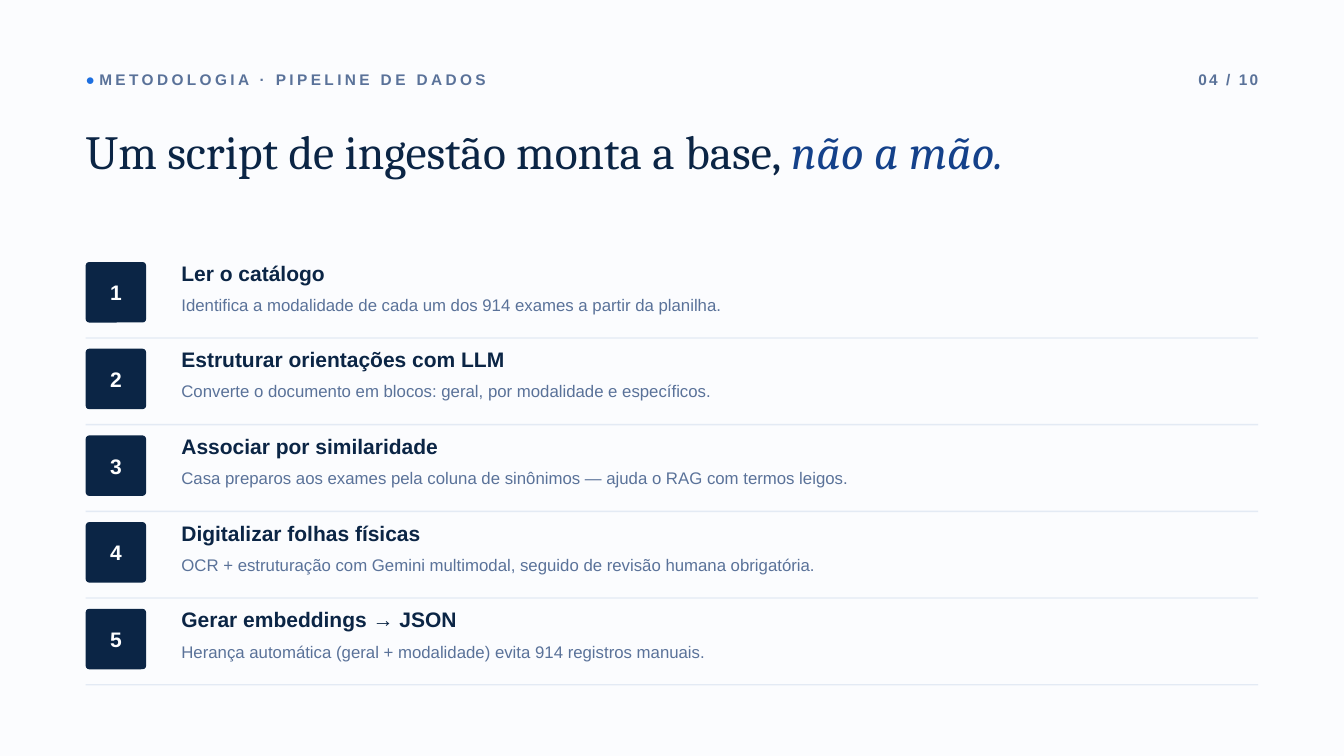
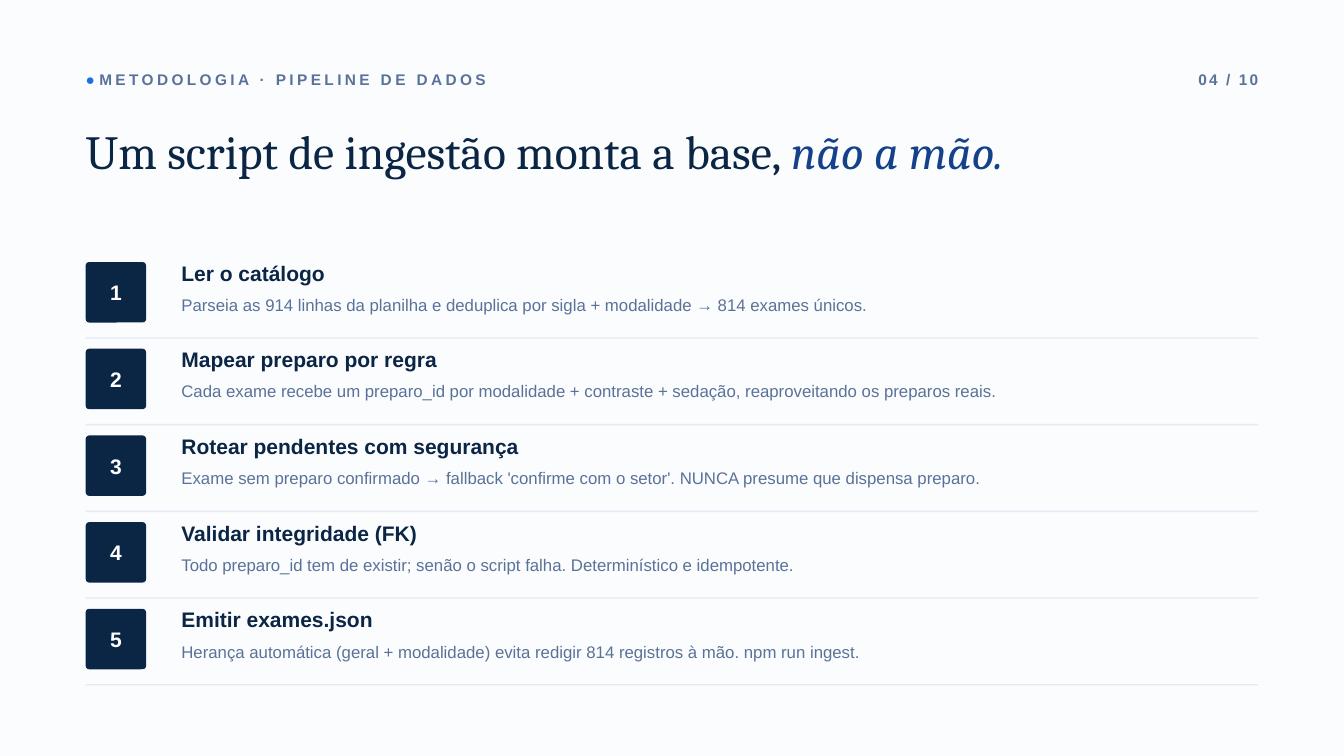
Before and after one commit to ata1de/hc-ufpe-exam-assistant, a slide deck: slide 5 of docs/Apresentacao_HC-UFPE.pptx. Drawn at 1344x756 pixels with LibreOffice and Linux fonts; fonts in the diff are those of the drawing. Boxes give left, top, right and bottom in pixels: in the first picture for what was removed or moved away, otherwise in the second. Text is boxed around its words. In the diff, an @@ line names an element or a change of style, - is before the commit and + after.

```diff
--- a/docs/Apresentacao_HC-UFPE.pptx
+++ b/docs/Apresentacao_HC-UFPE.pptx
@@ text at <box>181,298,867,315</box>: text changed @@
-Identifica a modalidade de cada um dos 914 exames a partir da planilha.
+Parseia as 914 linhas da planilha e deduplica por sigla + modalidade → 814 exames únicos.
@@ text at <box>181,352,996,401</box>: text changed @@
-Estruturar orientações com LLM
-Converte o documento em blocos: geral, por modalidade e específicos.
+Mapear preparo por regra
+Cada exame recebe um preparo_id por modalidade + contraste + sedação, reaproveitando os preparos reais.
@@ text at <box>181,438,979,488</box>: text changed @@
-Associar por similaridade
-Casa preparos aos exames pela coluna de sinônimos — ajuda o RAG com termos leigos.
+Rotear pendentes com segurança
+Exame sem preparo confirmado → fallback 'confirme com o setor'. NUNCA presume que dispensa preparo.
@@ text at <box>181,525,794,575</box>: text changed @@
-Digitalizar folhas físicas
-OCR + estruturação com Gemini multimodal, seguido de revisão humana obrigatória.
+Validar integridade (FK)
+Todo preparo_id tem de existir; senão o script falha. Determinístico e idempotente.
@@ text at <box>181,611,859,662</box>: text changed @@
-Gerar embeddings → JSON
-Herança automática (geral + modalidade) evita 914 registros manuais.
+Emitir exames.json
+Herança automática (geral + modalidade) evita redigir 814 registros à mão. npm run ingest.
```
Also in this commit, not shown: 8 other slides changed.
